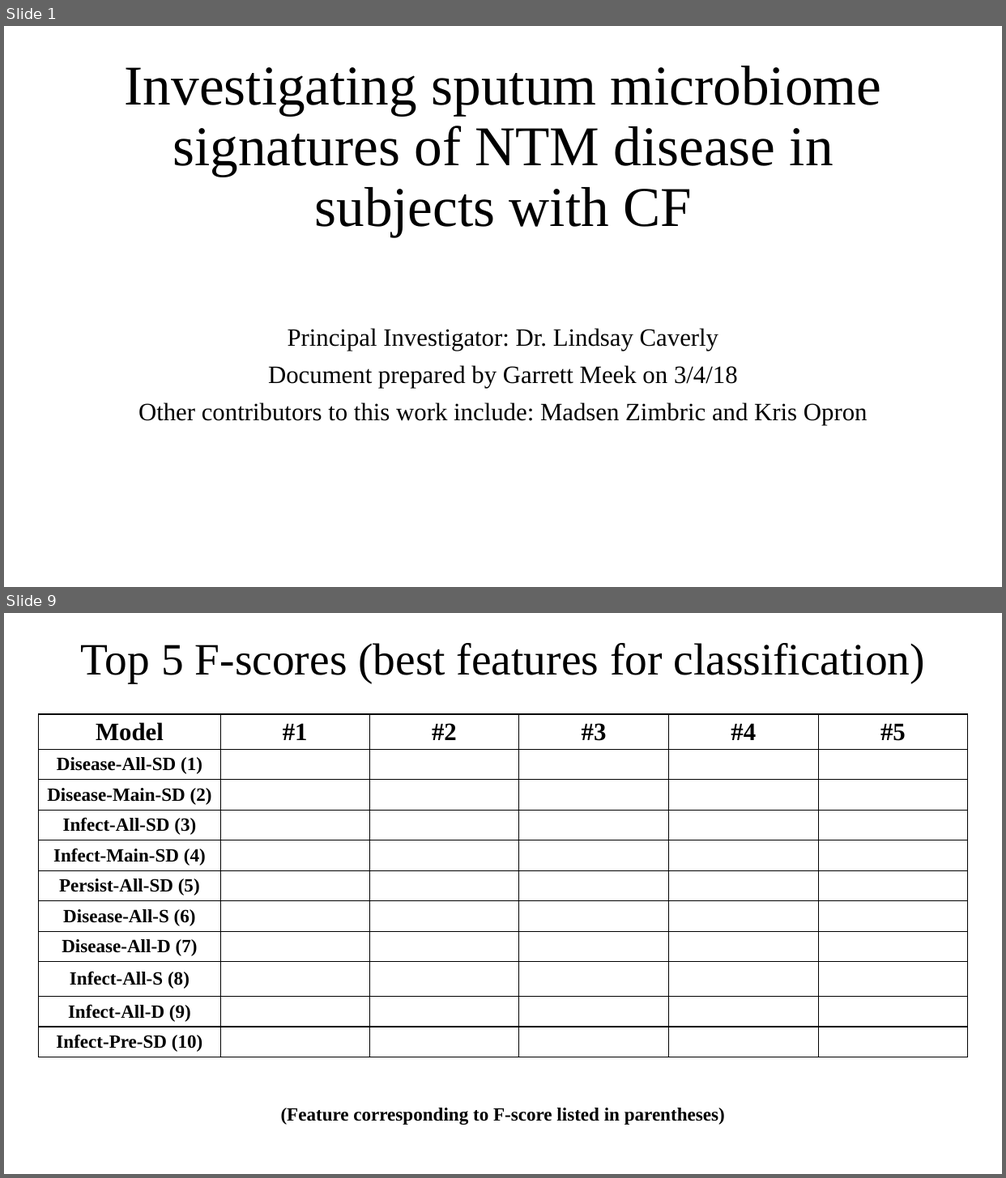
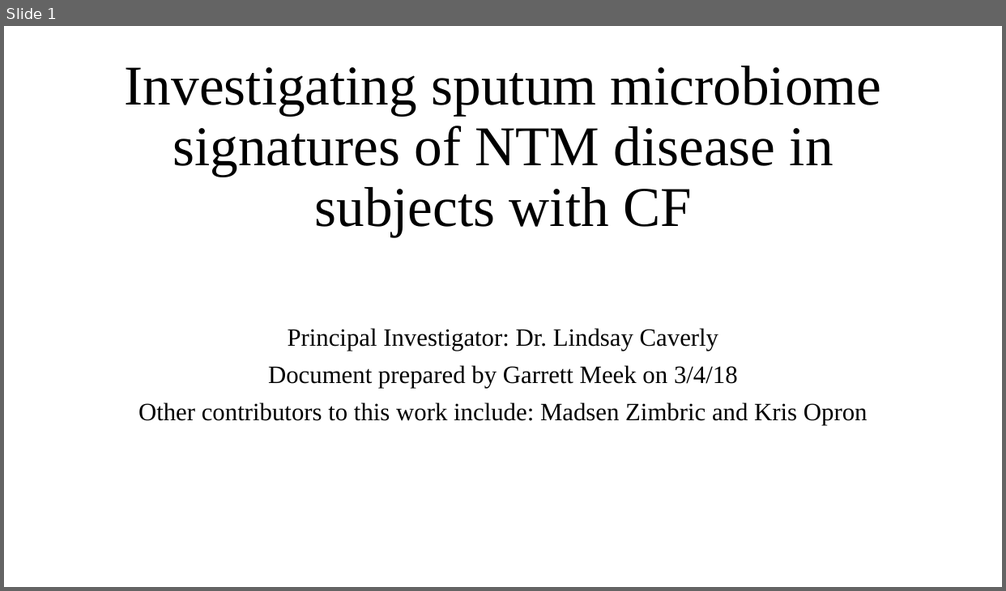
Before and after one commit to um-cf-microbiome/ml4cf, a slide deck: figures/src_files/NTM_Update_3_5_18.pptx. Shown one above the other, each under a label of ours: slides 1 and 9 before the commit, slide 1 after it; the slides between them are not shown. The pictures are 1006x1178 and 1006x591 pixels, drawn with LibreOffice and Linux fonts; fonts in the diff are those of the drawing. Boxes give left, top, right and bottom in pixels: in the first picture for what was removed or moved away, otherwise in the second. Text is boxed around its words. In the diff, an @@ line names an element or a change of style, - is before the commit and + after.

```diff
--- a/figures/src_files/NTM_Update_3_5_18.pptx
+++ b/figures/src_files/NTM_Update_3_5_18.pptx
@@ slide 9 removed at (x1=4, y1=613, x2=1002, y2=1174), background #FFFFFF @@
@@ title removed at (x1=81, y1=643, x2=926, y2=683) @@
-Top 5 F-scores (best features for classification)
@@ table removed at (x1=39, y1=714, x2=968, y2=1059), 11 rows, 6 columns @@
-Model | #1 | #2 | #3 | #4 | #5
-Disease-All-SD (1) |  |  |  |  | 
-Disease-Main-SD (2) |  |  |  |  | 
-Infect-All-SD (3) |  |  |  |  | 
-Infect-Main-SD (4) |  |  |  |  | 
-Persist-All-SD (5) |  |  |  |  | 
-Disease-All-S (6) |  |  |  |  | 
-Disease-All-D (7) |  |  |  |  | 
-Infect-All-S (8) |  |  |  |  | 
-Infect-All-D (9) |  |  |  |  | 
-Infect-Pre-SD (10) |  |  |  |  | 
@@ text removed at (x1=281, y1=1108, x2=725, y2=1125) @@
-(Feature corresponding to F-score listed in parentheses)
```
Also in this commit, not shown: 7 slides changed, 3 slides added, 4 other files.
